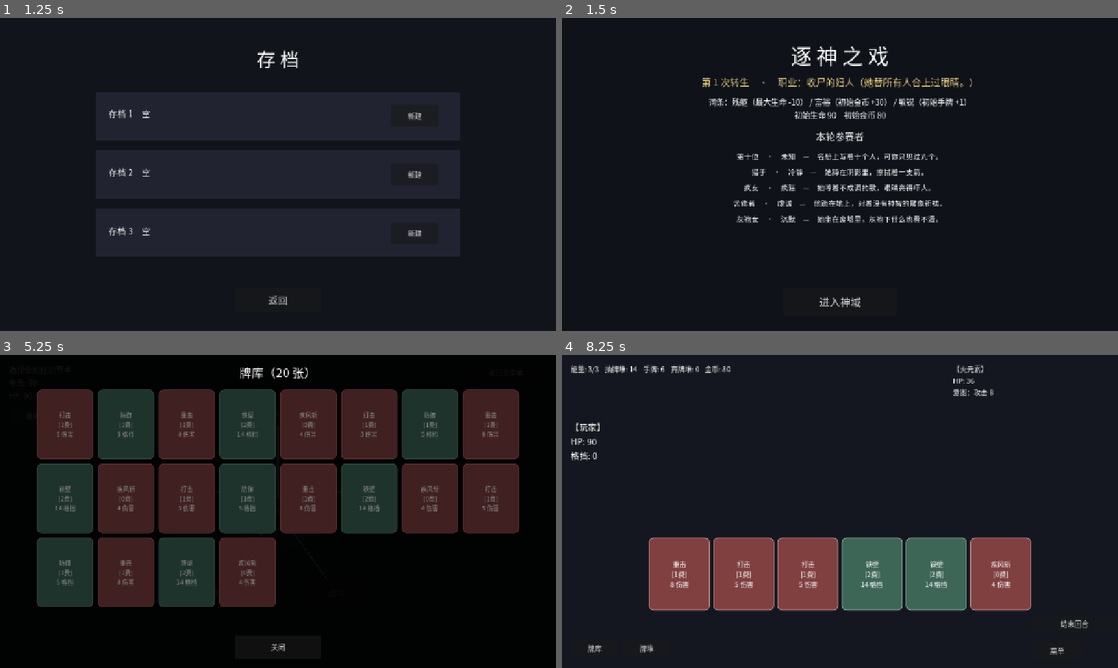
Above: before the commit, frames 1-4 (two rows, left to right).
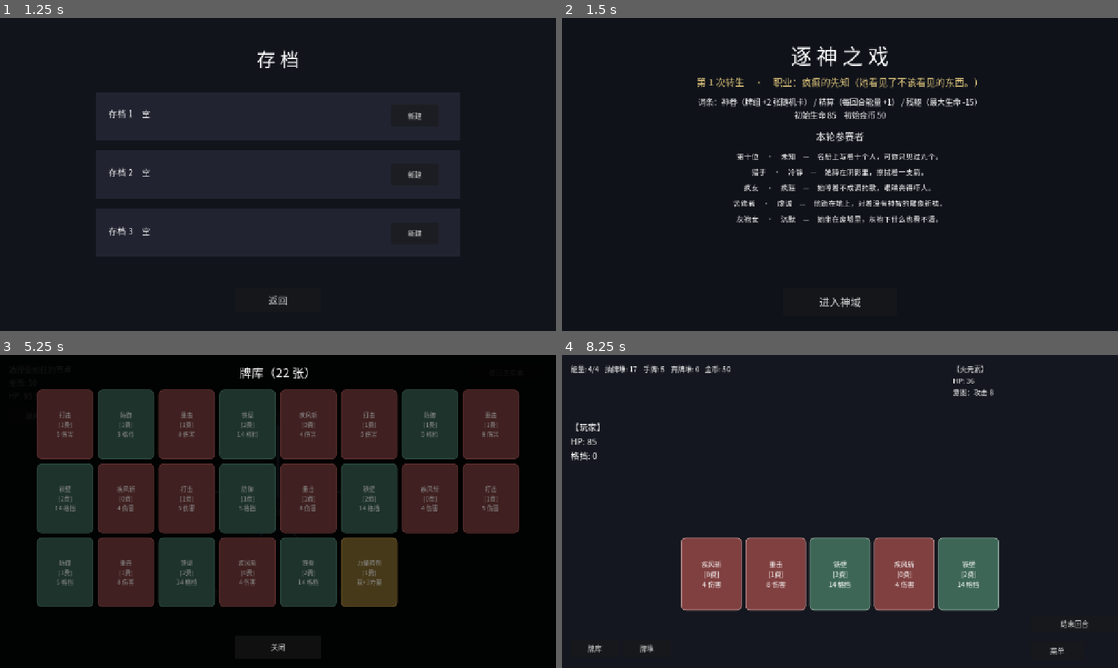
Above: after the commit, the same moments.

Repository: td1ql/godward
Game: Godot game, scene res://scenes/main_menu.tscn
Same seed, same stepped clock (60 frames per second), same inputs: the game is played once before the commit and once after it.
Inputs:
- Up to frame 1 (1.25 s): click "开始游戏" at 0.5 s
- Up to frame 2 (1.5 s): click "新建" at 1.25 s
- Up to frame 3 (5.25 s): click "进入神域" at 2 s; click "返回主菜单" at 2.75 s; click "开始游戏" at 3.5 s; click "继续" at 4.25 s; click "牌库" at 5 s
- Up to frame 4 (8.25 s): click "关闭" at 5.75 s; click "起点" at 6.5 s; click "战斗" at 7.25 s; click "战斗" at 8 s

Frame 1 is identical in both runs. In frame 2, 1.9% of the frame differs, in the area x 24-75%, y 19-33%; in frame 3, 4.6%; in frame 4, 9.9%, in the area x 4-85%, y 3-82%.

Commit message:
feat: 词条体系扩充（力量/能量/牌组）+ 职业差异化；第10次转生失败循环

Diff:
--- a/scripts/battle_demo.gd
+++ b/scripts/battle_demo.gd
@@ -20,6 +20,7 @@
 var pending_need := 0
 var pending_selected: Array = []
 var _draw_depth := 0
+var max_energy: int = RunConfig.MAX_ENERGY
 
 @onready var info_label: Label = $InfoLabel
 @onready var combat_label: Label = $CombatLabel
@@ -27,7 +28,11 @@
 
 func _ready() -> void:
 	player_hp = GameState.player_hp
-	player_energy = RunConfig.MAX_ENERGY
+	max_energy = GameState.initial_energy()
+	player_energy = max_energy
+	var bonus_strength: int = TraitDB.total_strength(GameState.traits)
+	if bonus_strength != 0:
+		player_status["力量"] = bonus_strength
 
 	var kind: String = str(GameState.pending_snapshot.get("kind", ""))
 	node_type = "battle"
@@ -330,7 +335,7 @@
 	var draw_count: int = RunConfig.BASE_DRAW + player_energy
 	if draw_count > 0:
 		_draw_cards(draw_count)
-	player_energy = RunConfig.MAX_ENERGY
+	player_energy = max_energy
 	_render_hand()
 	_update_ui()
 
@@ -455,7 +460,7 @@
 
 func _update_ui() -> void:
 	info_label.text = "能量: %d/%d    抽牌堆: %d    手牌: %d    弃牌堆: %d    金币: %d" % [
-		player_energy, RunConfig.MAX_ENERGY,
+		player_energy, max_energy,
 		deck.draw_pile.size(), deck.hand.size(), deck.discard_pile.size(),
 		GameState.gold
 	]
@@ -534,8 +539,13 @@
 
 func _show_game_over() -> void:
 	var overlay := Modal.open(self, 0.85)
-	Modal.title(overlay, StoryDB.t("gameover_title"), 240, 34)
-	Modal.text(overlay, StoryDB.t("gameover_body"), 310, 18, 50)
+	var title_key := "gameover_title"
+	var body_key := "gameover_body"
+	if GameState.transmigration >= 10:
+		title_key = "gameover_loop_title"
+		body_key = "gameover_loop_body"
+	Modal.title(overlay, StoryDB.t(title_key), 240, 34)
+	Modal.text(overlay, StoryDB.t(body_key), 310, 18, 50)
 	Modal.button(overlay, StoryDB.t("gameover_restart"), 530, 400, 220, 60, _restart_run)
 
 func _restart_run() -> void:
--- a/scripts/game_state.gd
+++ b/scripts/game_state.gd
@@ -79,6 +79,9 @@
 
 func initial_hand_size() -> int:
 	return max(1, RunConfig.HAND_SIZE + TraitDB.total_hand(traits))
+
+func initial_energy() -> int:
+	return max(1, RunConfig.MAX_ENERGY + TraitDB.total_energy(traits))
 
 func _slot_path(slot: int) -> String:
 	return "user://save_%d.txt" % slot
--- a/scripts/story_db.gd
+++ b/scripts/story_db.gd
@@ -9,6 +9,8 @@
 	"cleanup_result_empty": "什么也没留下。",
 	"cleanup_continue": "继续清算（剩 %d 人）",
 	"cleanup_go": "前往神堂",
+	"gameover_loop_title": "教皇还在等你",
+	"gameover_loop_body": "你在神国里倒下。\n教皇没有看你。\n——第 10 次转生，重新开始。",
 
 	# 战斗奖励
 	"reward_title": "战斗胜利！金币 +%d　选择一张卡",
--- a/scripts/trait_db.gd
+++ b/scripts/trait_db.gd
@@ -1,33 +1,36 @@
 extends Node
 
 const TRAITS := {
-	"强健": {"desc": "最大生命 +15", "hp": 15},
-	"富裕": {"desc": "初始金币 +30", "gold": 30},
-	"敏锐": {"desc": "初始手牌 +1", "hand": 1},
-	"残躯": {"desc": "最大生命 -10", "hp": -10},
-	"健忘": {"desc": "初始手牌 -1", "hand": -1},
-	"神眷": {"desc": "开局获得一张「火球」", "card": "火球"},
+	"强健": {"desc": "最大生命 +25", "hp": 25},
+	"富裕": {"desc": "初始金币 +40", "gold": 40},
+	"敏锐": {"desc": "起手手牌 +1", "hand": 1},
+	"神眷": {"desc": "牌组 +2 张随机卡", "cards": 2},
+	"好战": {"desc": "每场战斗开局 +3 力量", "strength": 3},
+	"精算": {"desc": "每回合能量 +1", "energy": 1},
+	"残躯": {"desc": "最大生命 -15", "hp": -15},
+	"健忘": {"desc": "起手手牌 -1", "hand": -1},
+	"枯竭": {"desc": "每场战斗开局 -1 力量", "strength": -1},
+	"迟滞": {"desc": "每回合能量 -1", "energy": -1},
 }
-
 
 const VOCATIONS := {
 	"等待丈夫的新娘": {"desc": "她在神域尽头等了太久。", "traits": ["敏锐", "神眷", "残躯"], "card": "守夜", "remnant": "她背对着你，还在等一个不会回来的人。"},
-	"失明的守钟人": {"desc": "他听不见钟声，却一直在敲。", "traits": ["健忘", "强健", "敏锐"], "card": "灯", "remnant": "他还在敲，敲给一个听不见的人。"},
-	"饥饿的朝圣者": {"desc": "他走了很远，胃里空空。", "traits": ["残躯", "富裕", "健忘"], "card": "遗志", "remnant": "他把最后一点力气留给了你。"},
-	"沉默的执剑人": {"desc": "剑比话多。", "traits": ["强健", "健忘", "神眷"], "card": "遗恨", "remnant": "他倒下的姿势，像还握着剑。"},
-	"疯癫的先知": {"desc": "她看见了不该看见的东西。", "traits": ["神眷", "残躯", "敏锐"], "card": "遗忘", "remnant": "她在你耳边说了一个名字，然后忘了。"},
-	"褴褛的记账人": {"desc": "他记着每一笔债。", "traits": ["富裕", "健忘", "残躯"], "card": "遗言", "remnant": "账本最后一页，写着你的名字。"},
-	"断臂的旗手": {"desc": "旗还在，手没了。", "traits": ["强健", "残躯", "富裕"], "card": "最后一击", "remnant": "旗子还插在那里，人已经不见了。"},
+	"失明的守钟人": {"desc": "他听不见钟声，却一直在敲。", "traits": ["强健", "健忘", "好战"], "card": "灯", "remnant": "他还在敲，敲给一个听不见的人。"},
+	"饥饿的朝圣者": {"desc": "他走了很远，胃里空空。", "traits": ["富裕", "残躯", "健忘"], "card": "遗志", "remnant": "他把最后一点力气留给了你。"},
+	"沉默的执剑人": {"desc": "剑比话多。", "traits": ["强健", "好战", "迟滞"], "card": "遗恨", "remnant": "他倒下的姿势，像还握着剑。"},
+	"疯癫的先知": {"desc": "她看见了不该看见的东西。", "traits": ["神眷", "精算", "残躯"], "card": "遗忘", "remnant": "她在你耳边说了一个名字，然后忘了。"},
+	"褴褛的记账人": {"desc": "他记着每一笔债。", "traits": ["富裕", "敏锐", "迟滞"], "card": "遗言", "remnant": "账本最后一页，写着你的名字。"},
+	"断臂的旗手": {"desc": "旗还在，手没了。", "traits": ["好战", "强健", "健忘"], "card": "最后一击", "remnant": "旗子还插在那里，人已经不见了。"},
 	"无名的旅人": {"desc": "你记不住他的脸。", "traits": ["敏锐", "富裕", "强健"], "card": "未竟", "remnant": "他走的路，你好像也走过。"},
-	"溺水的旅人": {"desc": "他还在水里，看着岸上的你。", "traits": ["残躯", "敏锐", "富裕"], "card": "旧伤", "remnant": "水面上浮着一张牌，他把它推给了你。"},
-	"焚书的疯子": {"desc": "他烧掉了所有能读的东西。", "traits": ["神眷", "残躯", "健忘"], "card": "余烬", "remnant": "火还没熄，他已经不说话了。"},
-	"守夜的哨兵": {"desc": "他站了一整夜，没等到换班的人。", "traits": ["强健", "敏锐", "残躯"], "card": "回望", "remnant": "他还在原地，往你来的方向看。"},
-	"数星的瞎子": {"desc": "他数着看不见的星星。", "traits": ["健忘", "神眷", "富裕"], "card": "长夜", "remnant": "他数到第几千颗，就不数了。"},
-	"磨刀的哑巴": {"desc": "刀磨得很亮，人却不说话。", "traits": ["强健", "健忘", "残躯"], "card": "断章", "remnant": "刀还在石头上，一下，又一下。"},
-	"收尸的妇人": {"desc": "她替所有人合上过眼睛。", "traits": ["残躯", "富裕", "敏锐"], "card": "旧誓", "remnant": "她替你理了理衣领：「这次别躺着回来。」"},
-	"等死的病人": {"desc": "他还在等一个不会来的医生。", "traits": ["残躯", "健忘", "强健"], "card": "执念", "remnant": "他抓着你的袖子，说：「再等一下。」"},
+	"溺水的旅人": {"desc": "他还在水里，看着岸上的你。", "traits": ["残躯", "敏锐", "迟滞"], "card": "旧伤", "remnant": "水面上浮着一张牌，他把它推给了你。"},
+	"焚书的疯子": {"desc": "他烧掉了所有能读的东西。", "traits": ["神眷", "精算", "健忘"], "card": "余烬", "remnant": "火还没熄，他已经不说话了。"},
+	"守夜的哨兵": {"desc": "他站了一整夜，没等到换班的人。", "traits": ["强健", "敏锐", "迟滞"], "card": "回望", "remnant": "他还在原地，往你来的方向看。"},
+	"数星的瞎子": {"desc": "他数着看不见的星星。", "traits": ["健忘", "神眷", "精算"], "card": "长夜", "remnant": "他数到第几千颗，就不数了。"},
+	"磨刀的哑巴": {"desc": "刀磨得很亮，人却不说话。", "traits": ["好战", "健忘", "富裕"], "card": "断章", "remnant": "刀还在石头上，一下，又一下。"},
+	"收尸的妇人": {"desc": "她替所有人合上过眼睛。", "traits": ["残躯", "富裕", "好战"], "card": "旧誓", "remnant": "她替你理了理衣领：「这次别躺着回来。」"},
+	"未亡的棋手": {"desc": "棋盘上只剩最后一子。", "traits": ["敏锐", "富裕", "精算"], "card": "残响", "remnant": "他把那颗棋子放进你手里。"},
+	"等死的病人": {"desc": "他还在等一个不会来的医生。", "traits": ["残躯", "枯竭", "神眷"], "card": "执念", "remnant": "他抓着你的袖子，说：「再等一下。」"},
 }
-
 
 func roll_vocation() -> String:
 	var pool: Array = VOCATIONS.keys()
@@ -80,9 +83,25 @@
 		v += int(TRAITS[t].get("hand", 0))
 	return v
 
+func total_strength(traits: Array[String]) -> int:
+	var v := 0
+	for t in traits:
+		v += int(TRAITS[t].get("strength", 0))
+	return v
+
+func total_energy(traits: Array[String]) -> int:
+	var v := 0
+	for t in traits:
+		v += int(TRAITS[t].get("energy", 0))
+	return v
+
 func bonus_cards(traits: Array[String]) -> Array[String]:
 	var result: Array[String] = []
+	var pool: Array = RewardDB.pool_for("battle", 1)
 	for t in traits:
 		if TRAITS[t].has("card"):
 			result.append(str(TRAITS[t]["card"]))
+		var n: int = int(TRAITS[t].get("cards", 0))
+		for i in range(n):
+			result.append(str(pool[randi() % pool.size()]))
 	return result
